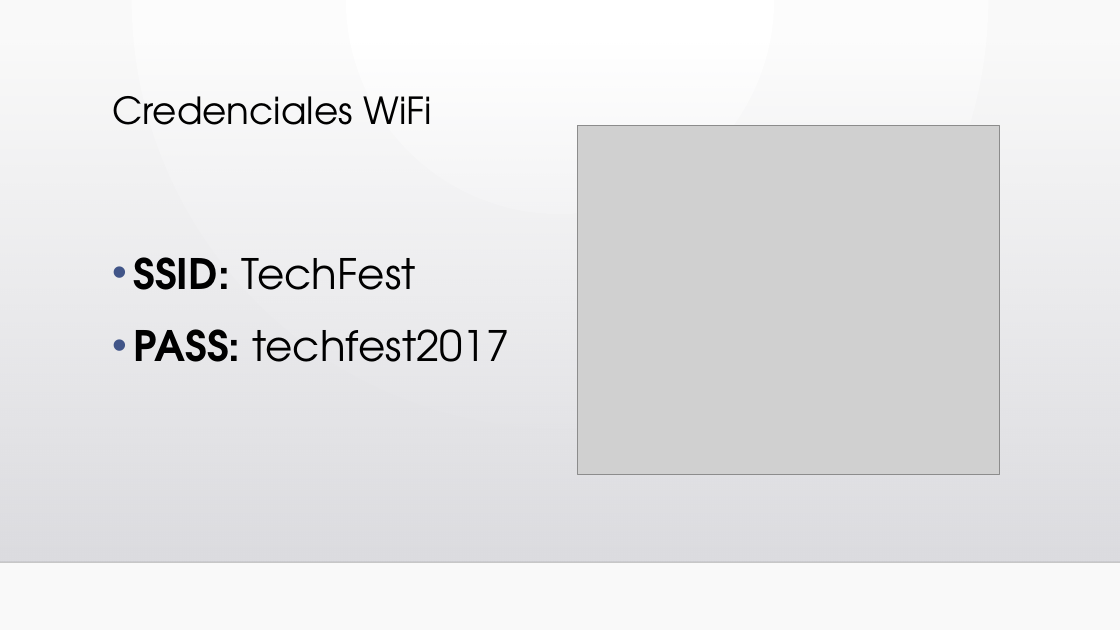
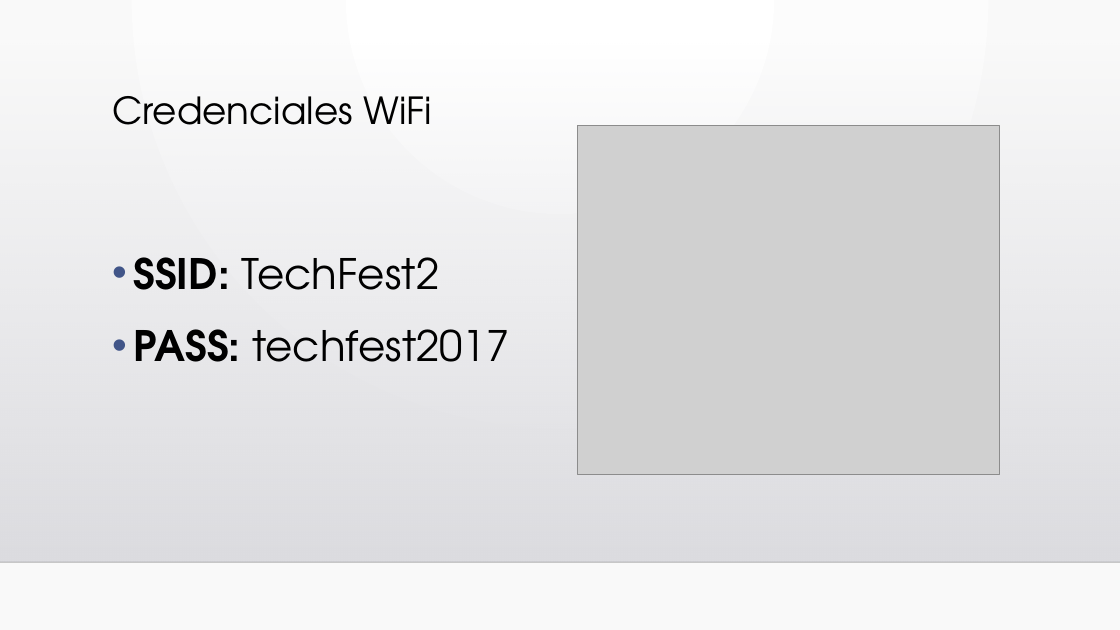
Before and after one commit to jaimelaborda/Planta-Twittera, a slide deck: slide 19 of Taller Introducción a IoT.pptx. Drawn at 1120x630 pixels with LibreOffice and Linux fonts; fonts in the diff are those of the drawing; grey boxes stand for pictures; background and template pictures are left out. Boxes give left, top, right and bottom in pixels: in the first picture for what was removed or moved away, otherwise in the second. Text is boxed around its words. In the diff, an @@ line names an element or a change of style, - is before the commit and + after.

```diff
--- a/Taller Introducción a IoT.pptx
+++ b/Taller Introducción a IoT.pptx
@@ text at bbox=[133, 257, 440, 290]: text changed @@
-• SSID: TechFest
+• SSID: TechFest2
```
Also in this commit, not shown: 2 other slides changed, 2 other files.
